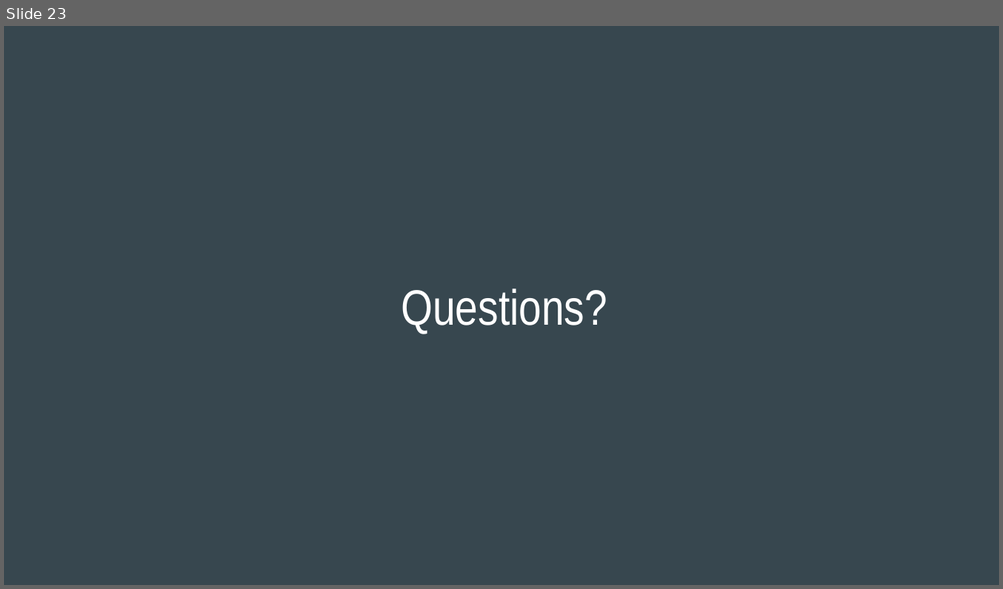
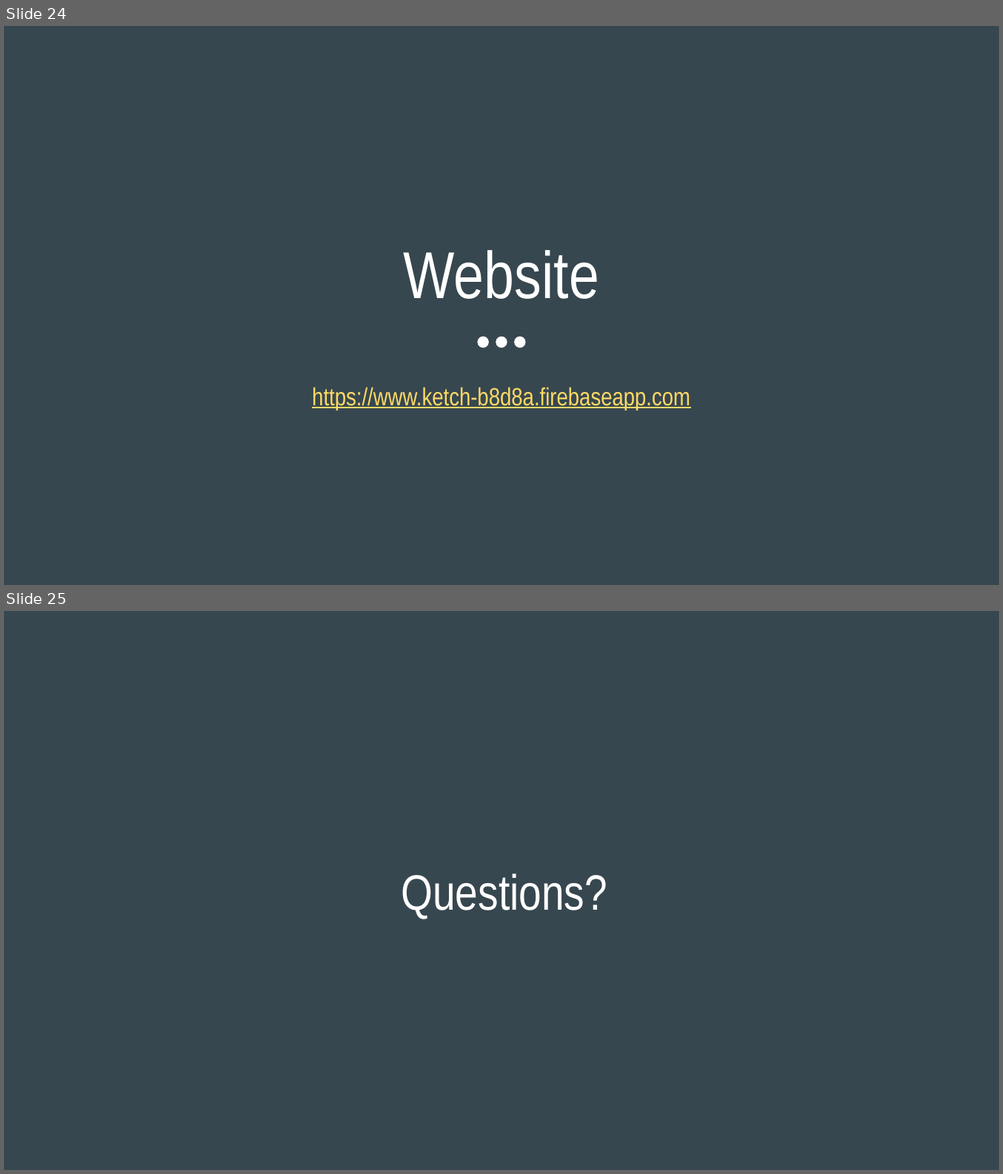
Before and after one commit to connorbutler44/Ketch, a slide deck: docs/Ketch Final.pptx. Shown one above the other, each under a label of ours: slide 23 before the commit, slides 24 and 25 after it. The pictures are 1003x589 and 1003x1174 pixels, drawn with LibreOffice and Linux fonts; fonts in the diff are those of the drawing. Boxes give left, top, right and bottom in pixels: in the first picture for what was removed or moved away, otherwise in the second. Text is boxed around its words. In the diff, an @@ line names an element or a change of style, - is before the commit and + after.

```diff
--- a/docs/Ketch Final.pptx
+++ b/docs/Ketch Final.pptx
@@ slide 24 added at bbox=[4, 26, 999, 585], background #37474F @@
@@ title added at bbox=[404, 250, 599, 299], 48 pt, text #FFFFFF @@
+Website
@@ ellipse added at bbox=[478, 336, 489, 348], fill #FFFFFF @@
@@ ellipse added at bbox=[495, 336, 507, 348], fill #FFFFFF @@
@@ ellipse added at bbox=[514, 336, 526, 348], fill #FFFFFF @@
@@ subtitle added at bbox=[312, 387, 690, 411], 18 pt, text #FFD966, underline @@
+https://www.ketch-b8d8a.firebaseapp.com
@@ what was slide 23 is now slide 25 @@
```
Also in this commit, not shown: 2 slides changed, 1 other slide added.
